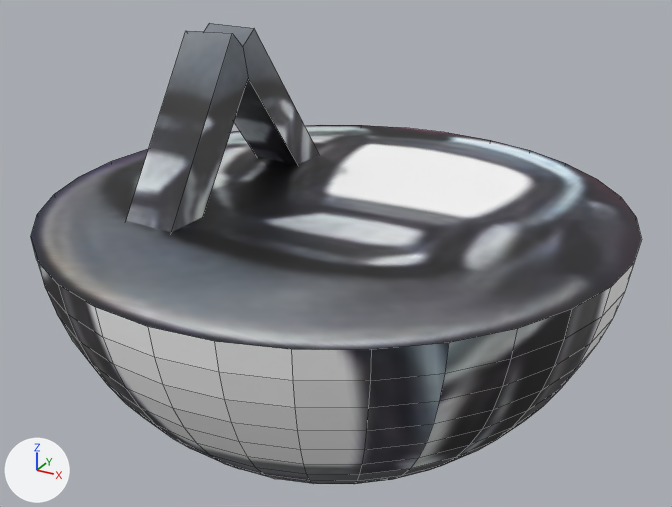
The Blender file blender/nightmare.blend, before and after one commit.
Camera for both pictures: a 50 mm lens placed at (17.2, -31.3, 13.5), pointed at (0.0, 0.0, -2.2). The lights are fixed; the arrows at lower left show +X, +Y and +Z. Mesh edges are drawn as thin lines.

Names of what the first picture shows: 'Sphere-col', 'gate-col'.
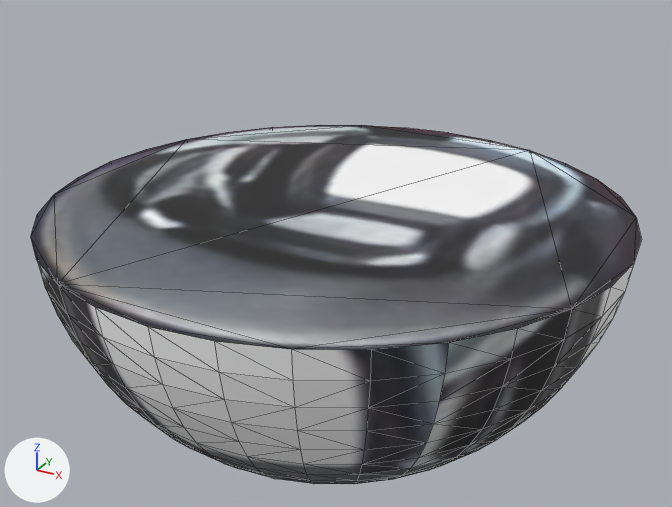
Changed parts and their boxes (x1, y1, x2, y2) in the pictures (672 x 507 px):
'gate-col', deleted: before (126, 23, 319, 232)

The edits, one by one:
Object 'gate-col' (ob_gate_col) is deleted.
